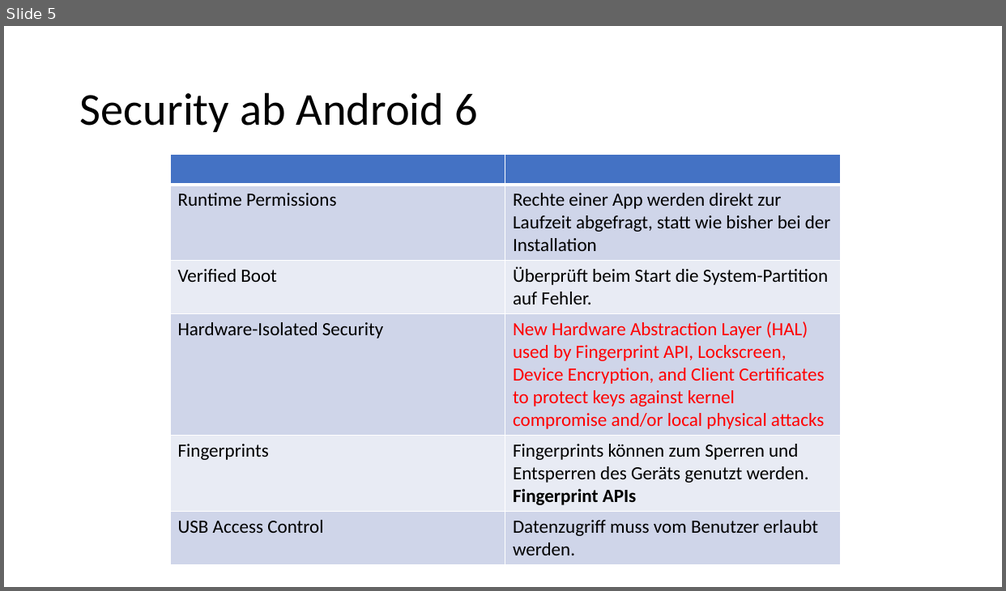
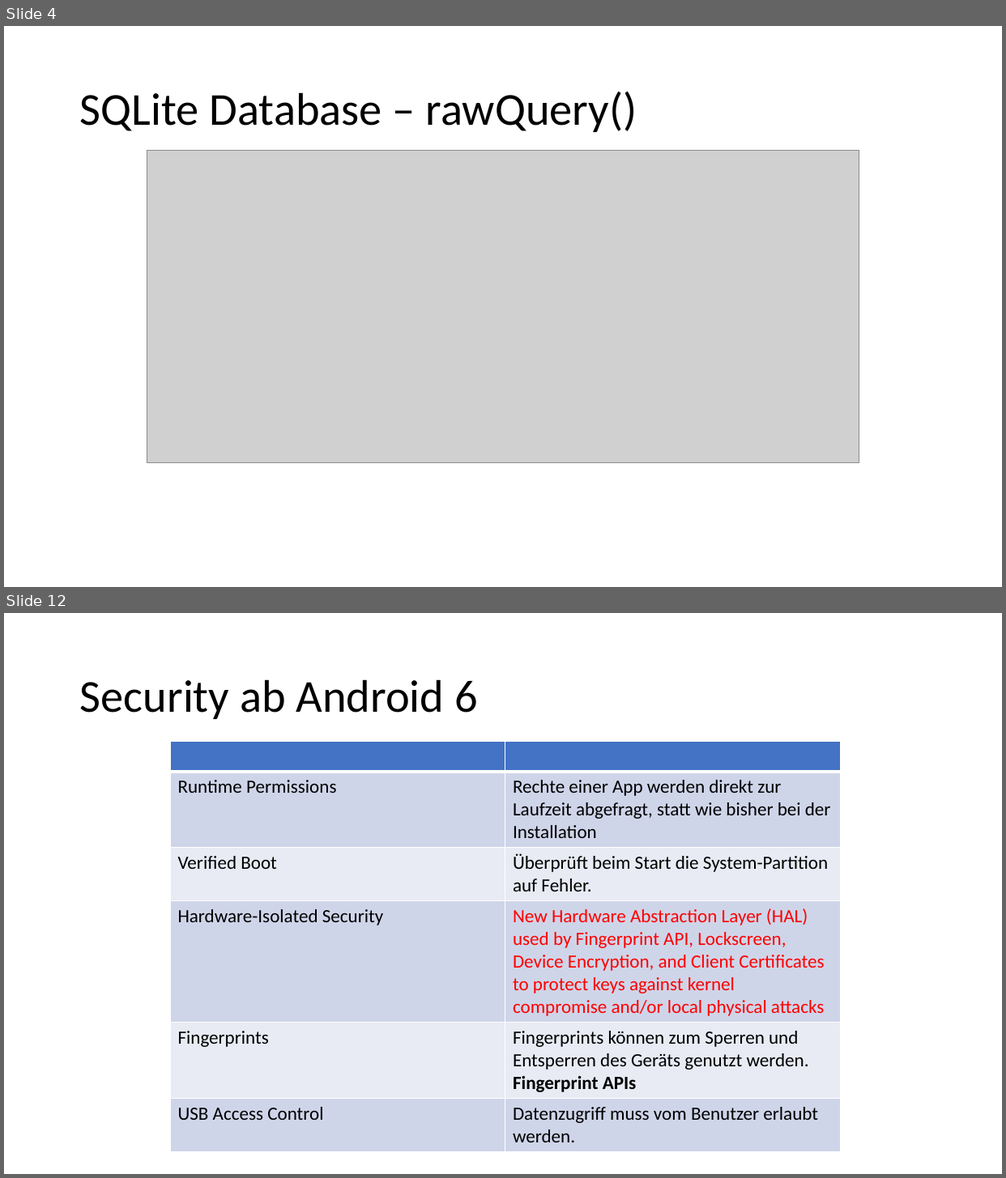
Before and after one commit to EricBuchinger/NVS_Referat, a slide deck: Android Panzenboeck.pptx. Shown one above the other, each under a label of ours: slide 5 before the commit, slides 4 and 12 after it; the slides between them are not shown. The pictures are 1006x591 and 1006x1178 pixels, drawn with LibreOffice and Linux fonts; fonts in the diff are those of the drawing; grey boxes stand for pictures. Boxes give left, top, right and bottom in pixels: in the first picture for what was removed or moved away, otherwise in the second. Text is boxed around its words. In the diff, an @@ line names an element or a change of style, - is before the commit and + after.

```diff
--- a/Android Panzenboeck.pptx
+++ b/Android Panzenboeck.pptx
@@ slide 4 added at (x1=4, y1=26, x2=1002, y2=587), background #FFFFFF @@
@@ title added at (x1=80, y1=92, x2=637, y2=132), 44 pt, text #000000 @@
+SQLite Database – rawQuery()
@@ picture added at (x1=147, y1=150, x2=859, y2=463) @@
@@ what was slide 5 is now slide 12 @@
```
Also in this commit, not shown: 2 slides changed, 9 other slides added, 2 slides removed, 4 other files.
